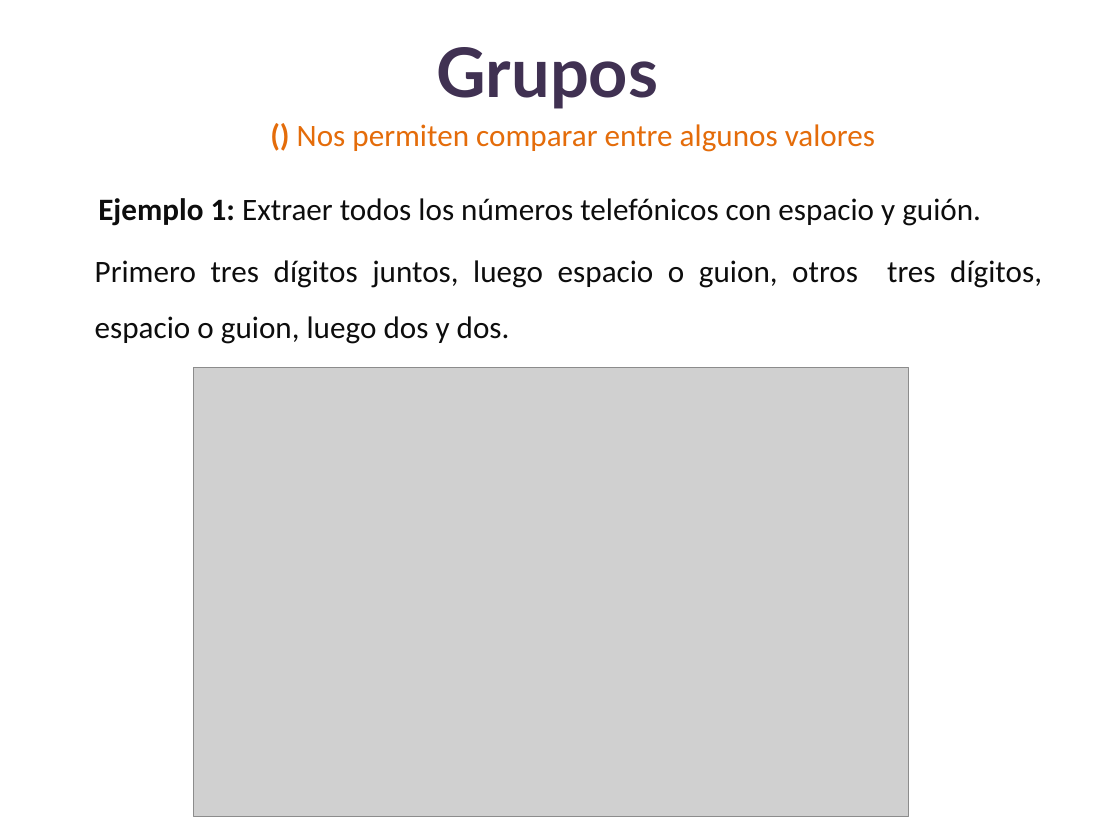
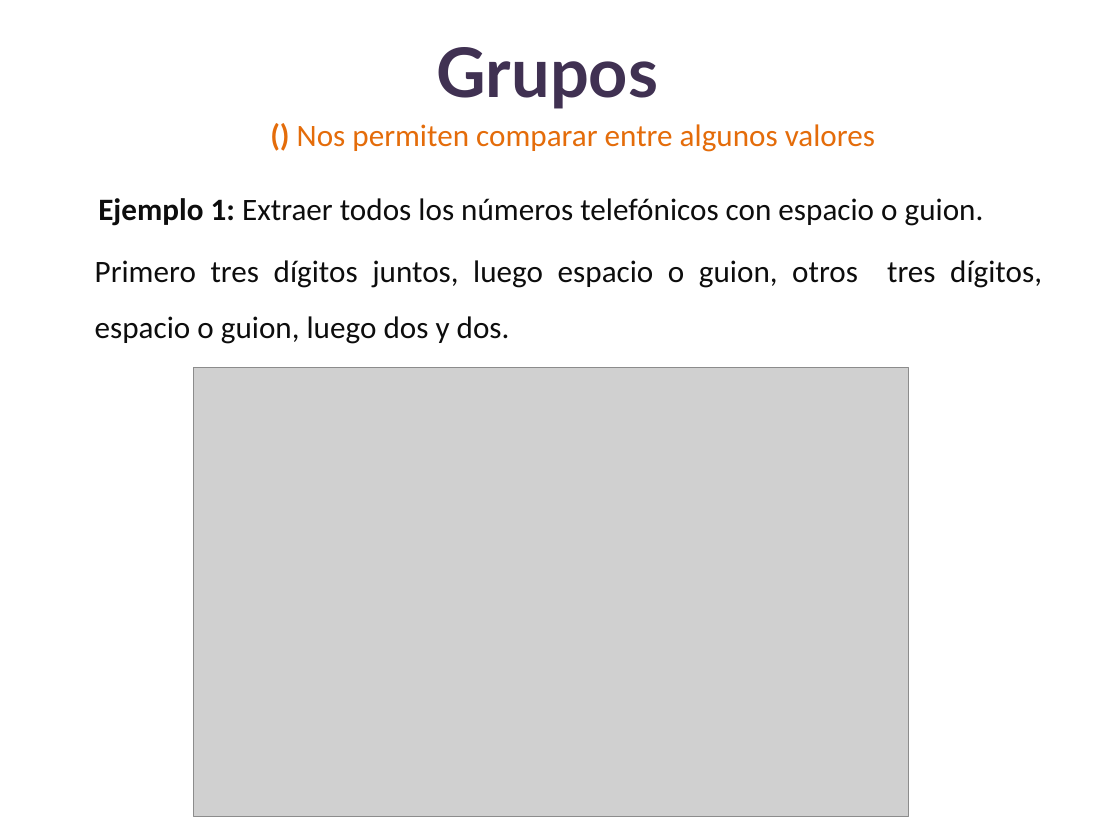
Before and after one commit to lizetheP/Analitica, a slide deck: slide 46 of CalendarioAgo2023/presentaciones/18_Expresiones_regulares.pptx. Drawn at 1120x840 pixels with LibreOffice and Linux fonts; fonts in the diff are those of the drawing; grey boxes stand for pictures. Boxes give left, top, right and bottom in pixels: in the first picture for what was removed or moved away, otherwise in the second. Text is boxed around its words. In the diff, an @@ line names an element or a change of style, - is before the commit and + after.

```diff
--- a/CalendarioAgo2023/presentaciones/18_Expresiones_regulares.pptx
+++ b/CalendarioAgo2023/presentaciones/18_Expresiones_regulares.pptx
@@ text at box(98, 198, 984, 226): text changed @@
-Ejemplo 1: Extraer todos los números telefónicos con espacio y guión.
+Ejemplo 1: Extraer todos los números telefónicos con espacio o guion.
```
Also in this commit, not shown: 2 other slides changed, 6 other files.
